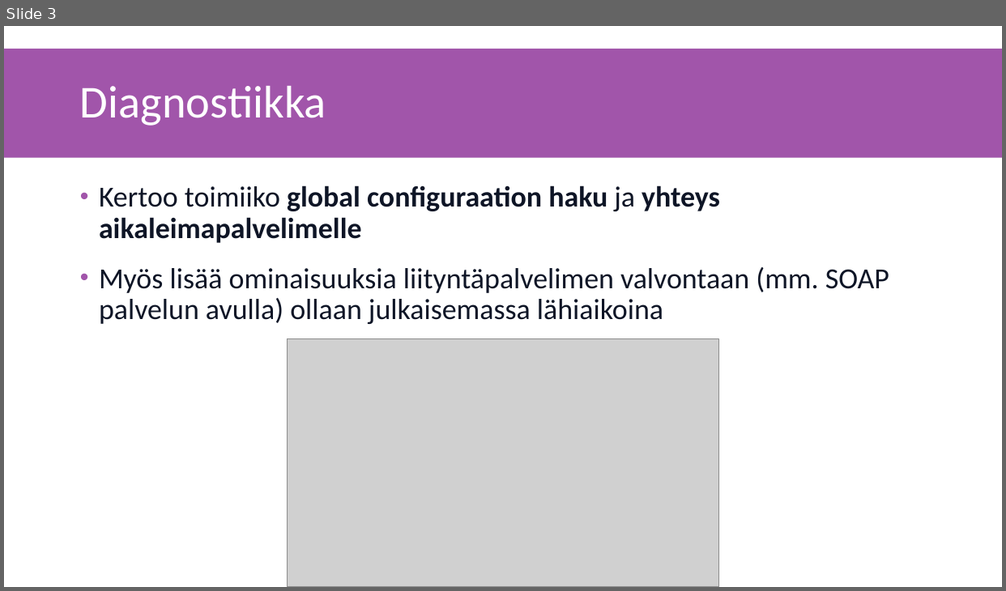
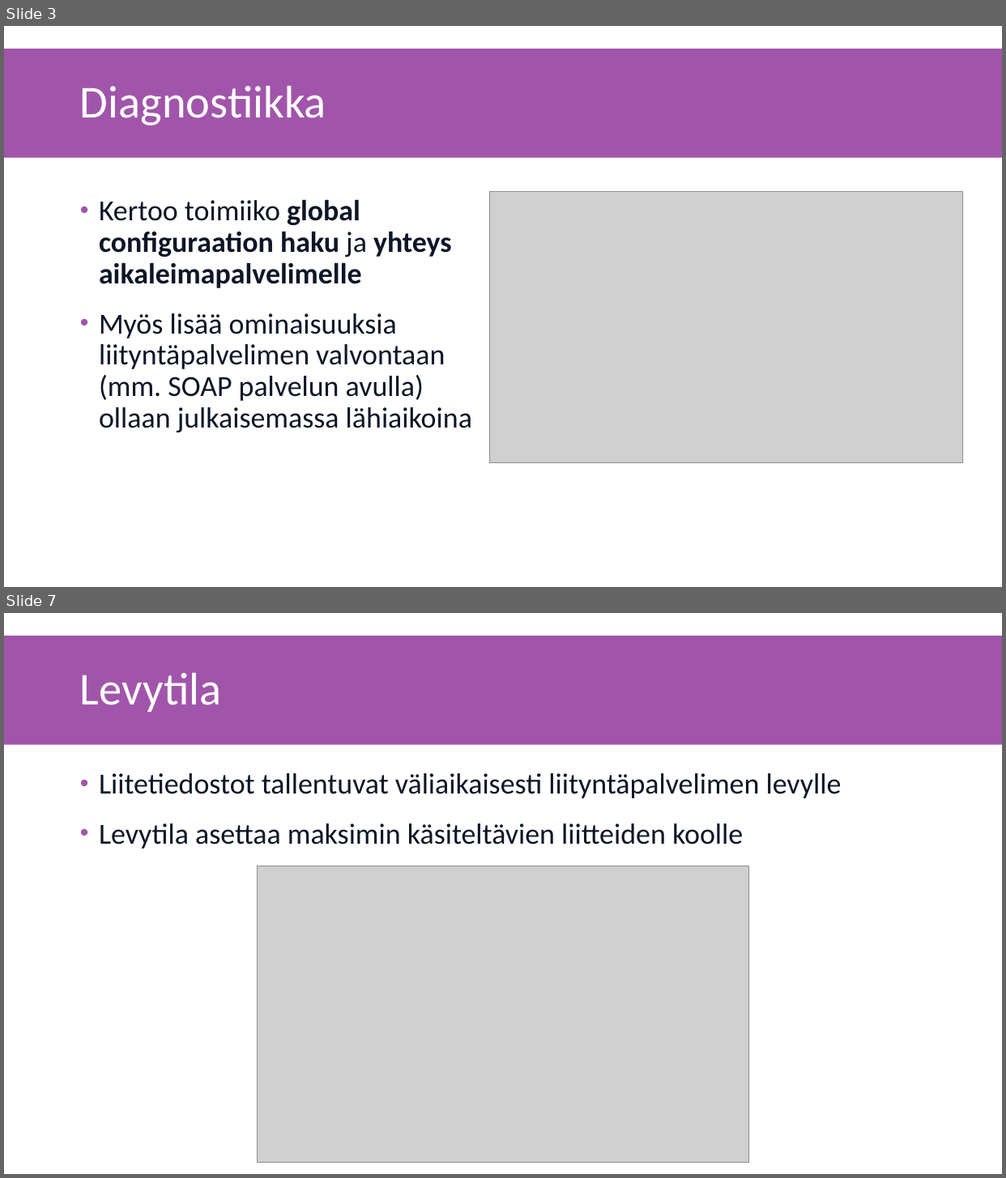
Before and after one commit to gofore/kapa-xroad-presentation, a slide deck: src/2. Admin toiminnot.pptx. Shown one above the other, each under a label of ours: slide 3 before the commit, slides 3 and 7 after it; the slides between them are not shown. The pictures are 1006x591 and 1006x1178 pixels, drawn with LibreOffice and Linux fonts; fonts in the diff are those of the drawing; grey boxes stand for pictures. Boxes give left, top, right and bottom in pixels: in the first picture for what was removed or moved away, otherwise in the second. Text is boxed around its words. In the diff, an @@ line names an element or a change of style, - is before the commit and + after.

```diff
--- a/src/2. Admin toiminnot.pptx
+++ b/src/2. Admin toiminnot.pptx
@@ slide 7 added at (4,613,1002,1174), background #FFFFFF; not listed: 1 template element that a slide beside it also shows @@
@@ title added at (80,673,222,712), 44 pt, text #FFFFFF @@
+Levytila
@@ text added at (99,773,842,849), 28 pt, text #0E1526 @@
+• Liitetiedostot tallentuvat väliaikaisesti liityntäpalvelimen levylle
+• Levytila asettaa maksimin käsiteltävien liitteiden koolle
@@ picture added at (257,866,750,1162) @@
@@ slide 3 changed as well @@
@@ text "Kertoo toimiiko global configuraation haku ..." rewrapped from (99,186,889,324) to (99,199,472,433) @@
@@ picture: place and size @@
-picture at (287,339,719,587)
+picture at (490,192,962,463)
```
Also in this commit, not shown: 6 other slides changed, 1 other slide added, 2 slides removed.
